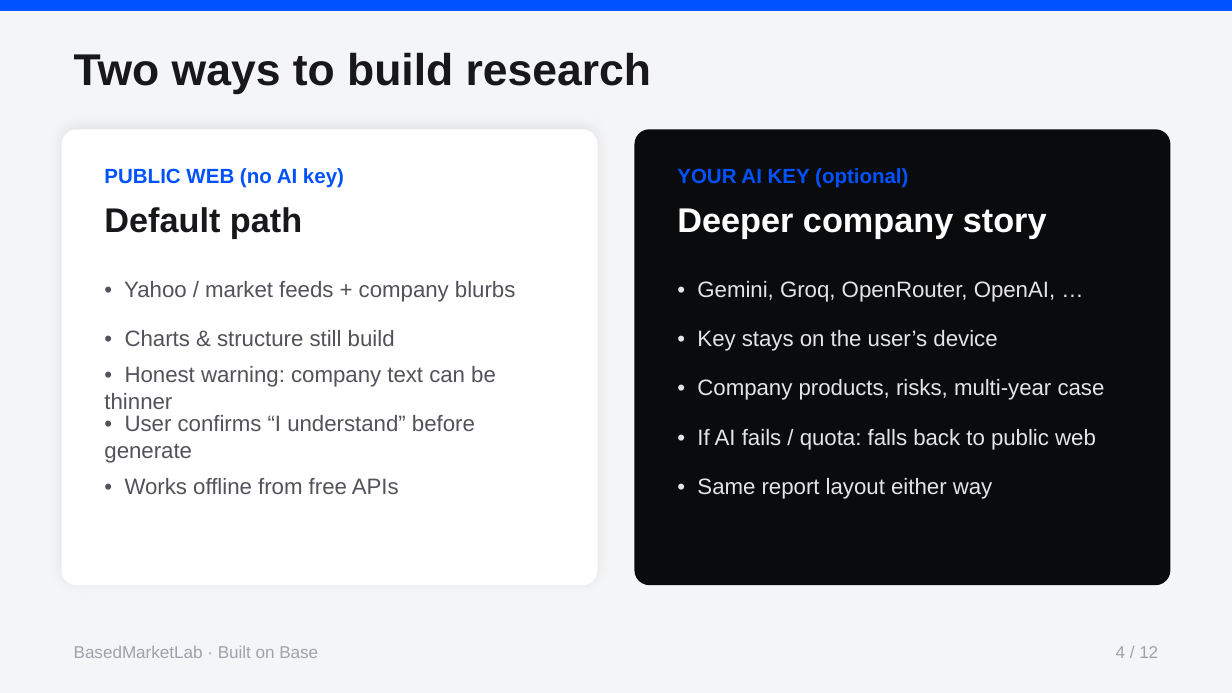
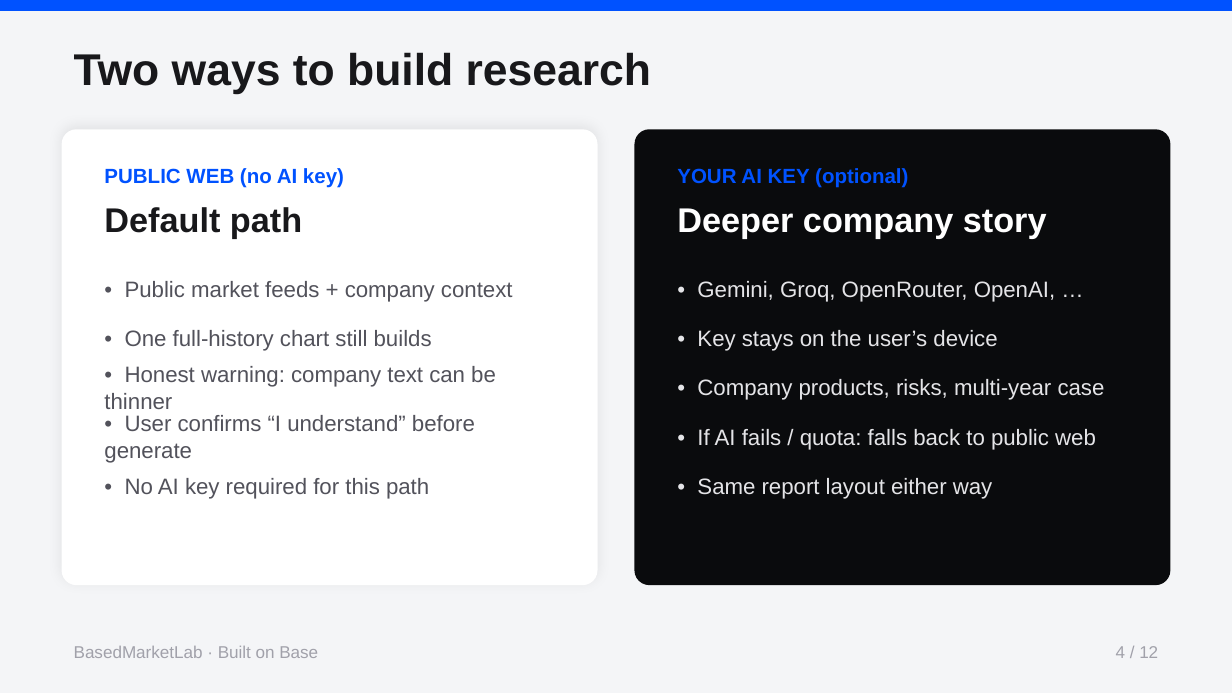
Before and after one commit to ikwo2x-ui/BasedCenter-site, a slide deck: slide 4 of presentations/BasedMarketLab-How-It-Works.pptx. Drawn at 1232x693 pixels with LibreOffice and Linux fonts; fonts in the diff are those of the drawing. Boxes give left, top, right and bottom in pixels: in the first picture for what was removed or moved away, otherwise in the second. Text is boxed around its words. In the diff, an @@ line names an element or a change of style, - is before the commit and + after.

Commit message:
Update BasedMarketLab presentation for Base mainnet.
Refresh how-it-works PDF/PPTX for $0.10 USDC on Base mainnet, one chart, no testnet free unlock. Keep site presentations-only; product remains closed source.

```diff
--- a/presentations/BasedMarketLab-How-It-Works.pptx
+++ b/presentations/BasedMarketLab-How-It-Works.pptx
@@ text at [125, 281, 513, 302]: text changed @@
-• Yahoo / market feeds + company blurbs
+• Public market feeds + company context
@@ text at [125, 330, 432, 351]: text changed @@
-• Charts & structure still build
+• One full-history chart still builds
@@ text at [125, 478, 429, 499]: text changed @@
-• Works offline from free APIs
+• No AI key required for this path
```
Also in this commit, not shown: 9 other slides changed, 4 other files.
